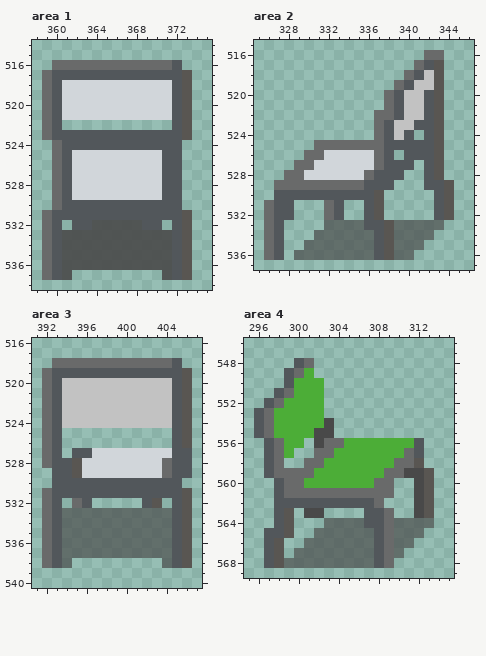
Two states of a pixel-art file, tilesets/wikipaka/wikipaka.aseprite. This is how it looked before the edit.
512x1024 pixels, 1 frame. Pixels under 10% opacity are left out. Colours within 5 levels of each other are drawn and written as one. Shown: area 1: x 358..375, y 514..538; area 2: x 325..346, y 515..537; area 3: x 391..407, y 516..540; area 4: x 295..315, y 546..569. The commit also changed other parts of the picture, which this record leaves out.
Once edited:
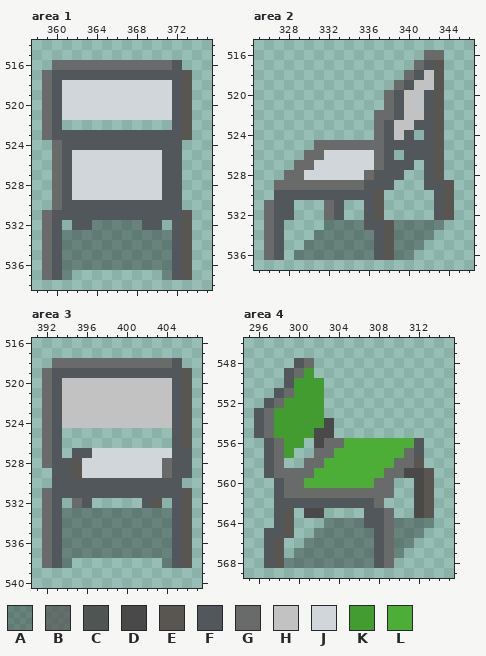
Palette (. is transparent): A #0000004f  B #494949ad  C #494949e5  D #494949  E #595652  F #52575b  G #696a6a  H #c2c2c2  J #d1d6da  K #429c2f  L #4cad37
Changes in this commit:
Area 1:
y 532: x 364..368 CCCCC -> AAAAA
y 533..536: x 361..371 CCCCCCCCCCC -> AAAAAAAAAAA
y 537: x 361 C -> A; x 371 C -> A
Area 2:
y 533: x 332..335 BBBB -> AAAA; x 339..343 BBBBB -> AAAAA
y 534: x 331..336 BBBBBB -> AAAAAA; x 339..342 BBBB -> AAAA
y 535: x 330..336 BBBBBBB -> AAAAAAA; x 339..341 BBB -> AAA
y 536: x 329..336 BBBBBBBB -> AAAAAAAA; x 339..340 BB -> AA
Area 3:
y 533..537: x 394..404 BBBBBBBBBBB -> AAAAAAAAAAA
y 538: x 394 B -> A; x 404 B -> A
Area 4:
y 549: x 301 L -> K
y 550..551: x 300..302 LLL -> KKK
y 552: x 299..302 LLLL -> KKKK
y 553..554: x 298..302 LLLLL -> KKKKK
y 555: x 298..301 LLLL -> KKKK
y 556: x 299..300 LL -> KK
y 557: x 299 L -> K
y 564: x 303..306 BBBB -> AAAA; x 310..313 BBBB -> AAAA
y 565: x 302..307 BBBBBB -> AAAAAA; x 310..312 BBB -> AAA
y 566: x 301..307 BBBBBBB -> AAAAAAA; x 310..311 BB -> AA
y 567: x 300..307 BBBBBBBB -> AAAAAAAA; x 310 B -> A
y 568: x 299..307 BBBBBBBBB -> AAAAAAAAA
Boxes around the changes in both pictures, in picture pixels (x1, y1, x2, y2):
changed: (62, 220, 172, 280)
changed: (294, 220, 444, 260)
changed: (62, 508, 172, 568)
changed: (274, 368, 324, 458)
changed: (284, 518, 434, 568)
